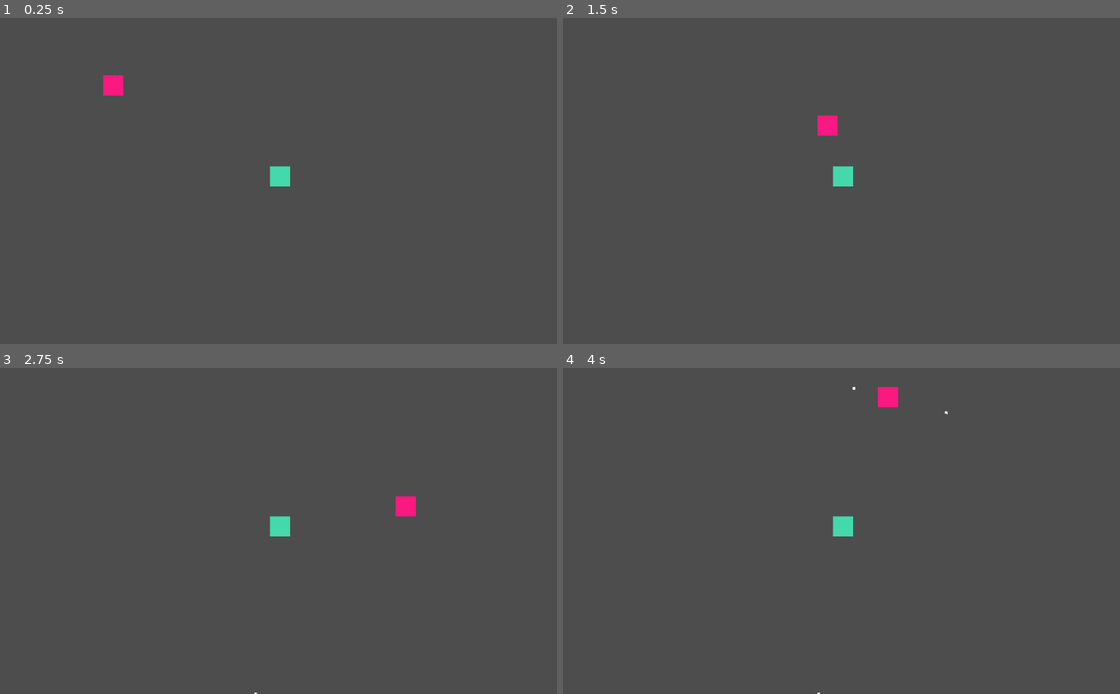
Above: before the commit, frames 1-4 (two rows, left to right).
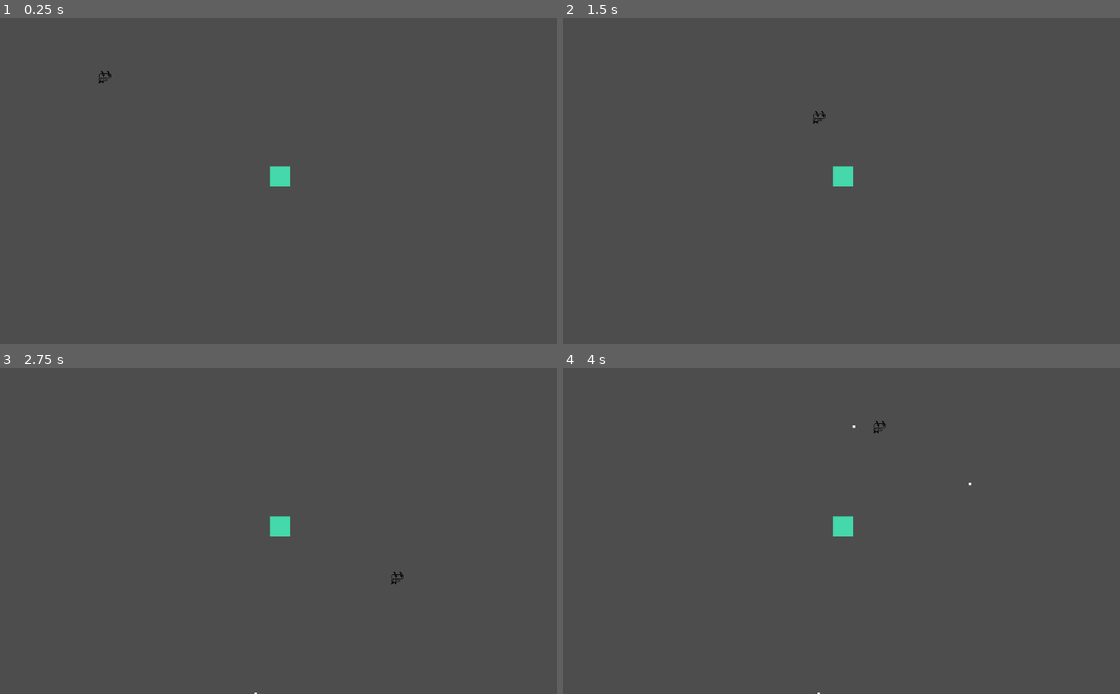
Above: after the commit, the same moments.

Repository: dead-rabbit-studio/hell-scout
Game: Godot game, scene res://main_game.tscn
Same seed, same stepped clock (60 frames per second), same inputs: the game is played once before the commit and once after it.
Inputs:
- Up to frame 1 (0.25 s): no input
- Up to frame 2 (1.5 s): tap Enter at 0.5 s; hold Right (move_right) 0.53-1.28 s; hold Down (move_down) from 1.28 s (still down)
- Up to frame 3 (2.75 s): release Down (move_down) at 2.03 s; hold Right (move_right) from 2.03 s (still down)
- Up to frame 4 (4 s): release Right (move_right) at 2.78 s; hold Up (move_up) 2.78-3.53 s; hold Left (move_left) from 3.53 s (still down)

The runs differ from the first frame. In frame 1, 0.3% of the frame differs, in the area x 17-23%, y 16-24%; in frame 2, 0.2%; in frame 3, 0.3%; in frame 4, 0.3%, in the area x 51-74%, y 5-37%.

Commit message:
feat: add player animation

Diff:
--- a/player.tscn
+++ b/player.tscn
@@ -1,19 +1,105 @@
-[gd_scene load_steps=3 format=3 uid="uid://xse6umb621tq"]
+[gd_scene load_steps=15 format=3 uid="uid://xse6umb621tq"]
 
 [ext_resource type="Script" path="res://Player.gd" id="1_goxgi"]
+[ext_resource type="Texture2D" uid="uid://oa5xbbpt1qcs" path="res://scouter/scouter_spritesheet2.png" id="2_r5ims"]
 
 [sub_resource type="RectangleShape2D" id="RectangleShape2D_lmx7v"]
-size = Vector2(40, 40)
+size = Vector2(17.5, 16)
+
+[sub_resource type="AtlasTexture" id="AtlasTexture_ojq35"]
+atlas = ExtResource("2_r5ims")
+region = Rect2(0, 0, 32, 32)
+
+[sub_resource type="AtlasTexture" id="AtlasTexture_qtq7f"]
+atlas = ExtResource("2_r5ims")
+region = Rect2(32, 0, 32, 32)
+
+[sub_resource type="AtlasTexture" id="AtlasTexture_v6mdf"]
+atlas = ExtResource("2_r5ims")
+region = Rect2(0, 32, 32, 32)
+
+[sub_resource type="AtlasTexture" id="AtlasTexture_u1dma"]
+atlas = ExtResource("2_r5ims")
+region = Rect2(32, 32, 32, 32)
+
+[sub_resource type="AtlasTexture" id="AtlasTexture_h7c1r"]
+atlas = ExtResource("2_r5ims")
+region = Rect2(64, 32, 32, 32)
+
+[sub_resource type="AtlasTexture" id="AtlasTexture_h04bd"]
+atlas = ExtResource("2_r5ims")
+region = Rect2(96, 32, 32, 32)
+
+[sub_resource type="AtlasTexture" id="AtlasTexture_jdsds"]
+atlas = ExtResource("2_r5ims")
+region = Rect2(128, 32, 32, 32)
+
+[sub_resource type="AtlasTexture" id="AtlasTexture_tda7d"]
+atlas = ExtResource("2_r5ims")
+region = Rect2(160, 32, 32, 32)
+
+[sub_resource type="AtlasTexture" id="AtlasTexture_enxg7"]
+atlas = ExtResource("2_r5ims")
+region = Rect2(192, 32, 32, 32)
+
+[sub_resource type="AtlasTexture" id="AtlasTexture_7nbgv"]
+atlas = ExtResource("2_r5ims")
+region = Rect2(224, 32, 32, 32)
+
+[sub_resource type="SpriteFrames" id="SpriteFrames_dpvev"]
+animations = [{
+"frames": [{
+"duration": 1.0,
+"texture": SubResource("AtlasTexture_ojq35")
+}, {
+"duration": 1.0,
+"texture": SubResource("AtlasTexture_qtq7f")
+}],
+"loop": true,
+"name": &"idle",
+"speed": 5.0
+}, {
+"frames": [{
+"duration": 1.0,
+"texture": SubResource("AtlasTexture_v6mdf")
+}, {
+"duration": 1.0,
+"texture": SubResource("AtlasTexture_u1dma")
+}, {
+"duration": 1.0,
+"texture": SubResource("AtlasTexture_h7c1r")
+}, {
+"duration": 1.0,
+"texture": SubResource("AtlasTexture_h04bd")
+}, {
+"duration": 1.0,
+"texture": SubResource("AtlasTexture_jdsds")
+}, {
+"duration": 1.0,
+"texture": SubResource("AtlasTexture_tda7d")
+}, {
+"duration": 1.0,
+"texture": SubResource("AtlasTexture_enxg7")
+}, {
+"duration": 1.0,
+"texture": SubResource("AtlasTexture_7nbgv")
+}],
+"loop": true,
+"name": &"running",
+"speed": 16.0
+}]
 
 [node name="Player" type="CharacterBody2D"]
 platform_wall_layers = 51
 script = ExtResource("1_goxgi")
-
-[node name="ColorRect" type="ColorRect" parent="."]
-offset_right = 40.0
-offset_bottom = 40.0
-color = Color(0.980392, 0.0941176, 0.505882, 1)
+SPEED = 120.0
 
 [node name="CollisionShape2D" type="CollisionShape2D" parent="."]
-position = Vector2(20, 20)
+position = Vector2(0.75, 5)
 shape = SubResource("RectangleShape2D_lmx7v")
+
+[node name="AnimatedSprite2D" type="AnimatedSprite2D" parent="."]
+texture_filter = 1
+sprite_frames = SubResource("SpriteFrames_dpvev")
+animation = &"running"
+frame_progress = 0.234539
